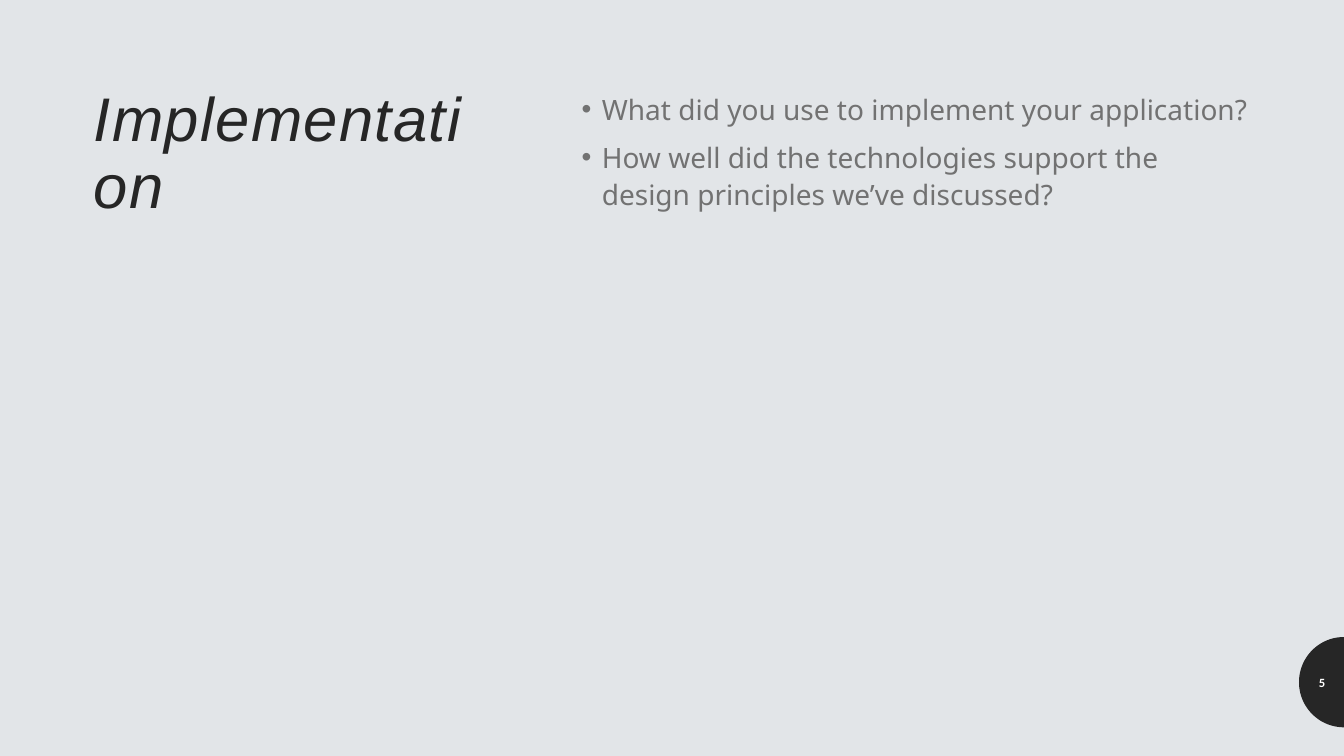
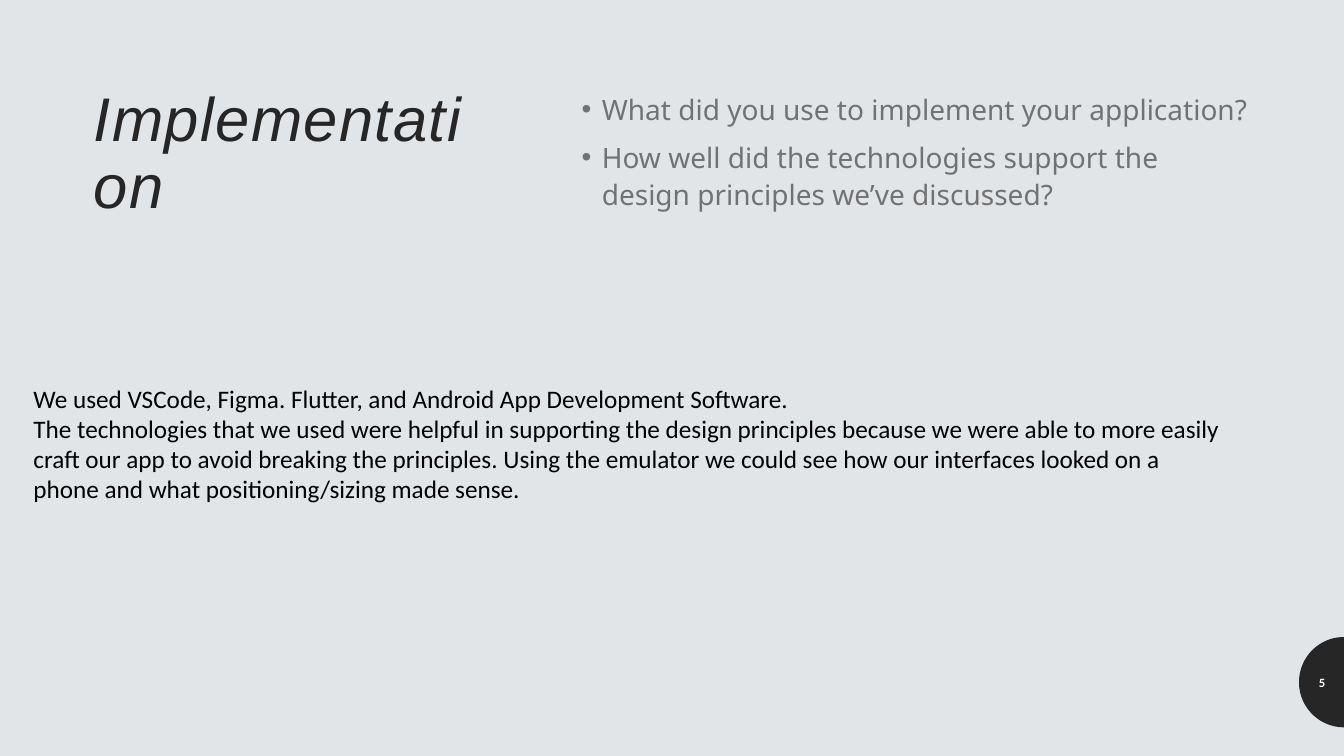
Before and after one commit to patrick-may/MapMyShopping-FlutterApp, a slide deck: slide 5 of presentables/MapMyShopping Presentation.pptx. Drawn at 1344x756 pixels with LibreOffice and Linux fonts; fonts in the diff are those of the drawing. Boxes give left, top, right and bottom in pixels: in the first picture for what was removed or moved away, otherwise in the second. Text is boxed around its words. In the diff, an @@ line names an element or a change of style, - is before the commit and + after.

Commit message:
Starter Presentation Text

```diff
--- a/presentables/MapMyShopping Presentation.pptx
+++ b/presentables/MapMyShopping Presentation.pptx
@@ text added at (33, 390, 1218, 503), 18 pt, text #000000 @@
+We used VSCode, Figma. Flutter, and Android App Development Software.
+The technologies that we used were helpful in supporting the design principles because we were able to more easily craft our app to avoid breaking the principles. Using the emulator we could see how our interfaces looked on a phone and what positioning/sizing made sense.
```
Also in this commit, not shown: 2 other slides changed.
